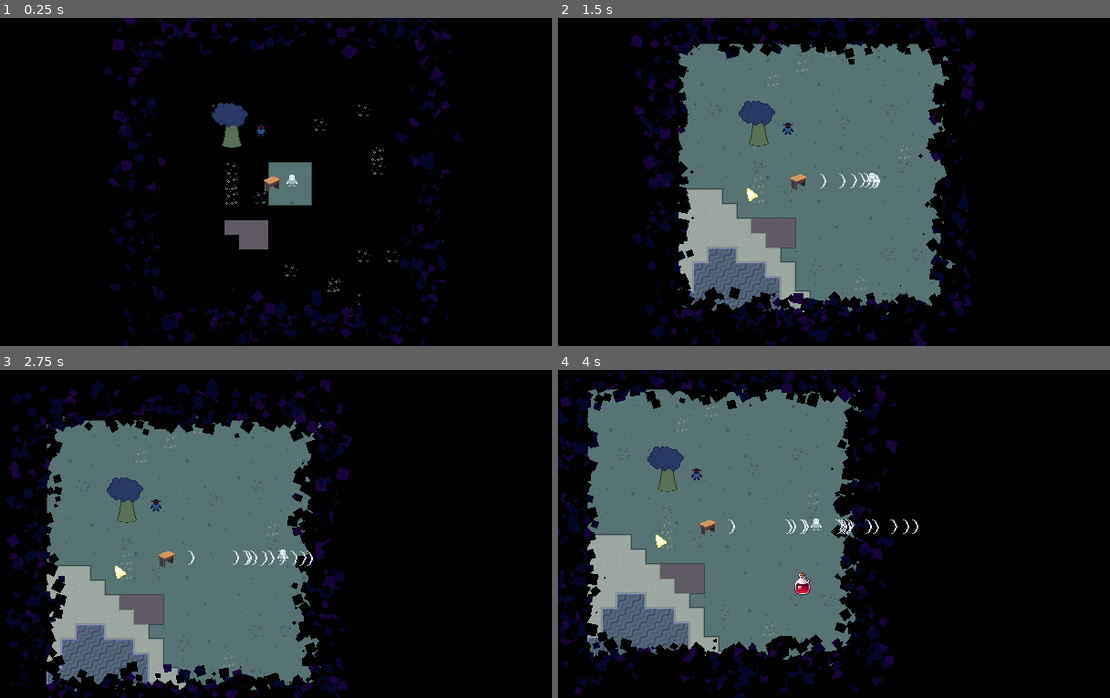
Above: before the commit, frames 1-4 (two rows, left to right).
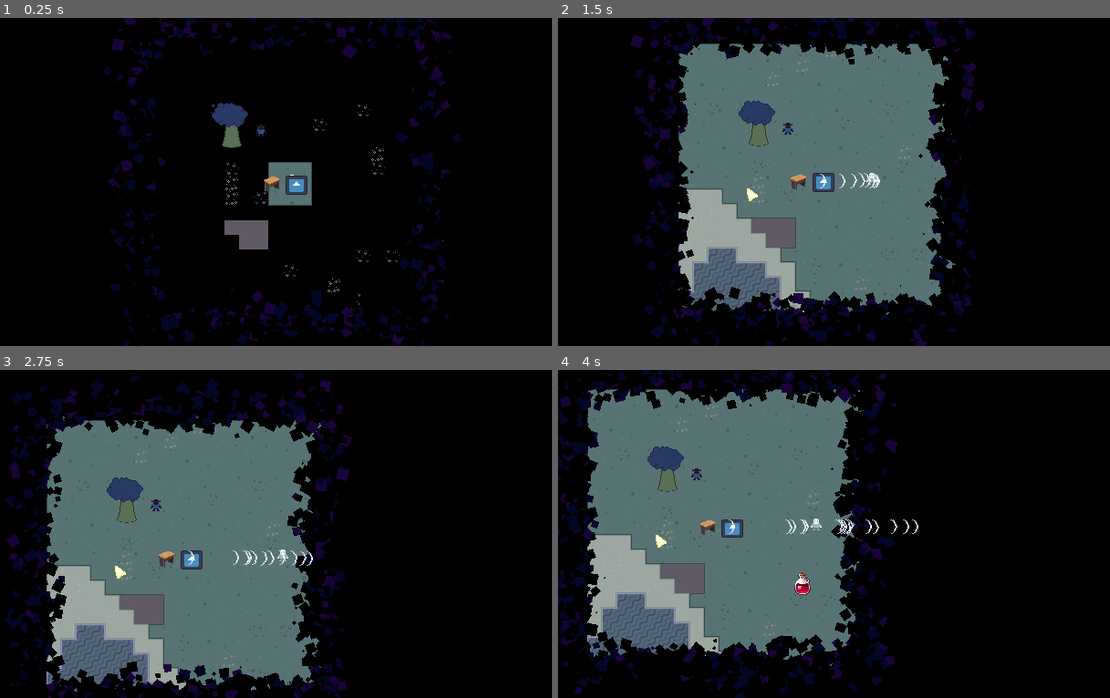
Above: after the commit, the same moments.

Repository: TimoRoggel/EverDark
Game: Godot game, scene res://scenes/levels/world.tscn
The game is run twice, just before and just after one commit, with the same random seed, the same clock (stepped at 60 frames per second) and the same inputs. The engine's default icon, where the game draws it, is replaced by a stand-in: a white triangle on a blue panel in a dark square.
Inputs (mouse positions are in pixels of both pictures, inside the frame that each line leads up to):
- Up to frame 1 (0.25 s): no input
- Up to frame 2 (1.5 s): move the mouse to (977, 165) at 0.52 s; press the mouse at (977, 165) at 0.53 s; hold D (right) 0.53-1.25 s; release the mouse at (977, 165) at 1.25 s; drag from (734, 198) to (922, 168) at 1.27 s
- Up to frame 3 (2.75 s): move the mouse to (347, 461) at 2.02 s; hold D (right) from 2.03 s (still down); hold Shift (dash) from 2.03 s (still down)
- Up to frame 4 (4 s): release D (right) at 2.75 s; release Shift (dash) at 2.75 s; drag from (822, 599) to (679, 573) at 2.77 s; move the mouse to (1027, 583) at 3.52 s; hold A (left) from 3.53 s (still down); hold Ctrl from 3.53 s (still down)

The runs differ from the first frame. In frame 1, 0.2% of the frame differs, in the area x 51-56%, y 48-54%; in frame 2, 0.2%; in frame 3, 0.2%; in frame 4, 0.2%.

Commit message:
speedy hole

Diff:
--- /dev/null
+++ b/scenes/dropped_item_2d.tscn
@@ -0,0 +1,3 @@
+[gd_scene format=3 uid="uid://dr5d7v2rkhyna"]
+
+[node name="DroppedItem2D" type="Node2D"]
--- /dev/null
+++ b/scenes/hole.gd
@@ -0,0 +1,21 @@
+extends Node2D
+
+
+# Called when the node enters the scene tree for the first time.
+func _ready() -> void:
+	pass # Replace with function body.
+
+
+# Called every frame. 'delta' is the elapsed time since the previous frame.
+func _process(delta: float) -> void:
+	pass
+
+
+
+func _on_area_2d_area_entered(area: Area2D) -> void:
+	print("I am speed")
+	if area.get("item").id == 1:  # Core
+		# Convert Core into Lumin
+		area.set("item:id", 0)  # Lumin has item_id 0
+		print("Core converted to Lumin!")
+		 # Replace with function body.
--- /dev/null
+++ b/scenes/hole.tscn
@@ -0,0 +1,23 @@
+[gd_scene load_steps=4 format=3 uid="uid://dl655ix05mcka"]
+
+[ext_resource type="Script" uid="uid://baqo7v8egwrlj" path="res://scenes/hole.gd" id="1_iyxdx"]
+[ext_resource type="Texture2D" uid="uid://b6gfa0grw3kwg" path="res://icon.svg" id="1_lerre"]
+
+[sub_resource type="RectangleShape2D" id="RectangleShape2D_iyxdx"]
+size = Vector2(129, 122)
+
+[node name="Hole" type="Node2D"]
+script = ExtResource("1_iyxdx")
+
+[node name="Area2D" type="Area2D" parent="."]
+collision_layer = 0
+collision_mask = 4
+
+[node name="CollisionShape2D" type="CollisionShape2D" parent="Area2D"]
+position = Vector2(0.5, -2)
+shape = SubResource("RectangleShape2D_iyxdx")
+
+[node name="Sprite2D" type="Sprite2D" parent="."]
+texture = ExtResource("1_lerre")
+
+[connection signal="area_entered" from="Area2D" to="." method="_on_area_2d_area_entered"]
--- a/scenes/levels/world.tscn
+++ b/scenes/levels/world.tscn
@@ -7,6 +7,7 @@
 [ext_resource type="Script" uid="uid://bqjk7fr0n0p3p" path="res://scripts/tools/everdark.gd" id="5_7xgas"]
 [ext_resource type="PackedScene" uid="uid://2sk6w6jiy3ng" path="res://scenes/crafting/crafting.tscn" id="6_gy5pc"]
 [ext_resource type="PackedScene" uid="uid://cgmgqctfbwgu3" path="res://scenes/characters/test_enemy.tscn" id="7_0lift"]
+[ext_resource type="PackedScene" uid="uid://dl655ix05mcka" path="res://scenes/hole.tscn" id="8_dp8al"]
 
 [sub_resource type="Environment" id="Environment_w2p53"]
 ambient_light_source = 1
@@ -72,3 +73,7 @@
 
 [node name="test_enemy" parent="." instance=ExtResource("7_0lift")]
 position = Vector2(-24, -51)
+
+[node name="Hole" parent="." instance=ExtResource("8_dp8al")]
+position = Vector2(15, 9)
+scale = Vector2(0.18518518, 0.1632653)
Not shown, added: scenes/hole.gd.uid
Not shown: 1 places in scenes/levels/world.tscn that only renumber resources
